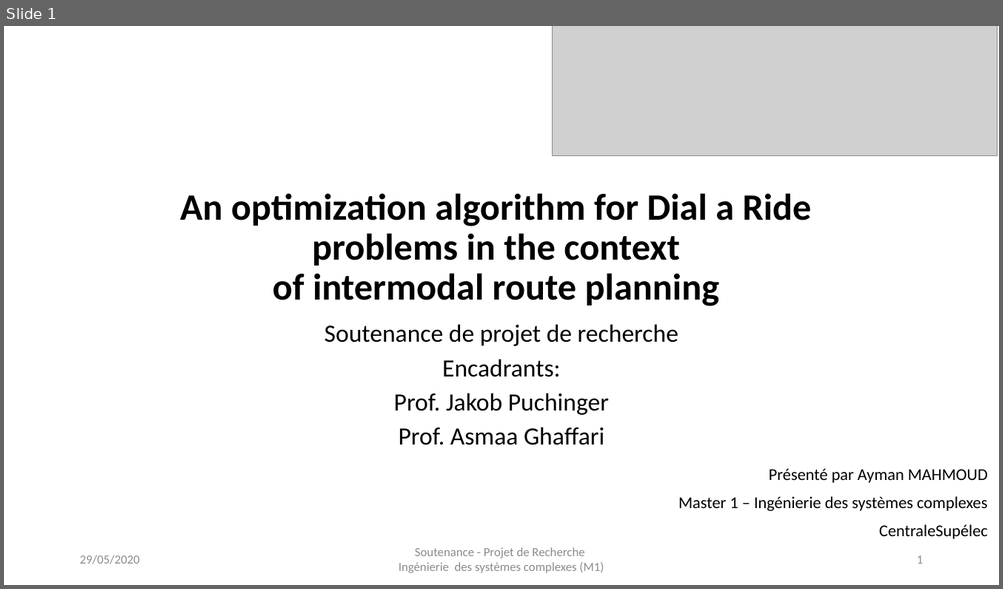
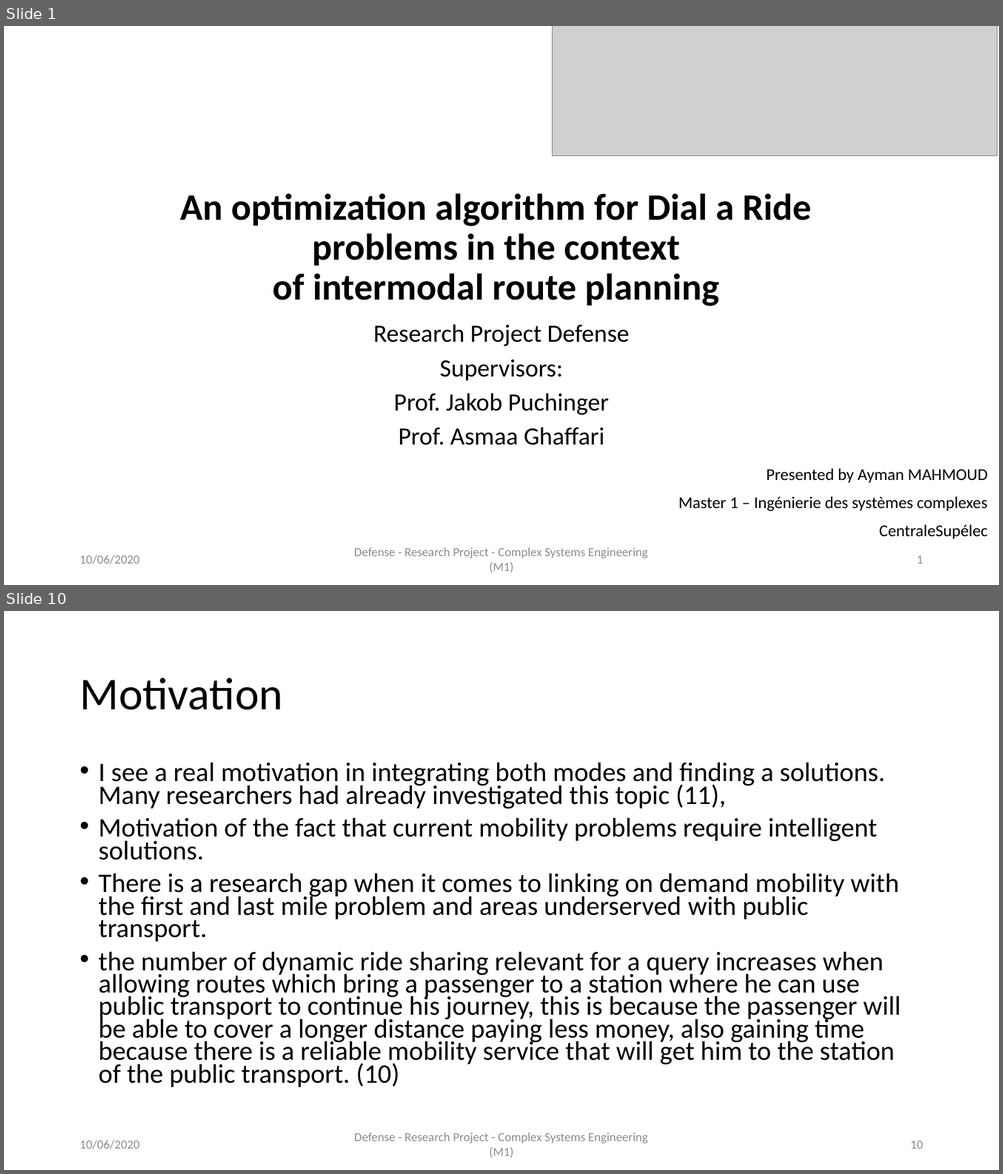
Before and after one commit to AymanABDELHAMID/OD_MTO_DARP, a slide deck: Presentation/presentation_AymanMahmoud.pptx. Shown one above the other, each under a label of ours: slide 1 before the commit, slides 1 and 10 after it; the slides between them are not shown. The pictures are 1003x589 and 1003x1174 pixels, drawn with LibreOffice and Linux fonts; fonts in the diff are those of the drawing; grey boxes stand for pictures. Boxes give left, top, right and bottom in pixels: in the first picture for what was removed or moved away, otherwise in the second. Text is boxed around its words. In the diff, an @@ line names an element or a change of style, - is before the commit and + after.

```diff
--- a/Presentation/presentation_AymanMahmoud.pptx
+++ b/Presentation/presentation_AymanMahmoud.pptx
@@ slide 10 added at [4, 611, 999, 1170], background #FFFFFF @@
@@ title added at [79, 678, 282, 710], 44 pt, text #000000 @@
+Motivation
@@ text added at [99, 762, 901, 1088], 25.9 pt, text #000000 @@
+• I see a real motivation in integrating both modes and finding a solutions. Many researchers had already investigated this topic (11),
+• Motivation of the fact that current mobility problems require intelligent solutions.
+• There is a research gap when it comes to linking on demand mobility with the first and last mile problem and areas underserved with public transport.
+• the number of dynamic ride sharing relevant for a query increases when allowing routes which bring a passenger to a station where he can use public transport to continue his journey, this is because the passenger will be able to cover a longer distance paying less money, also gaining time because there is a reliable mobility service that will get him to the station of the public transport. (10)
@@ text added at [79, 1140, 139, 1150], 12 pt, text #8C8C8C @@
+10/06/2020
@@ text added at [354, 1133, 648, 1158], 12 pt, text #8C8C8C @@
+Defense - Research Project - Complex Systems Engineering (M1)
@@ page number added at [910, 1141, 922, 1149], 12 pt, text #8C8C8C @@
+10
@@ slide 1 changed as well @@
@@ subtitle at [373, 324, 629, 381]: text changed @@
-Soutenance de projet de recherche
-Encadrants:
+Research Project Defense
+Supervisors:
@@ text at [766, 469, 987, 483]: text changed @@
-Présenté par Ayman MAHMOUD
+Presented by Ayman MAHMOUD
@@ text at [79, 555, 139, 565]: text changed @@
-29/05/2020
+10/06/2020
@@ text at [354, 548, 648, 573]: text changed @@
-Soutenance - Projet de Recherche
-Ingénierie des systèmes complexes (M1)
+Defense - Research Project - Complex Systems Engineering (M1)
```
Also in this commit, not shown: 9 other slides changed, 21 other slides added, 8 slides removed, 3 other files.
